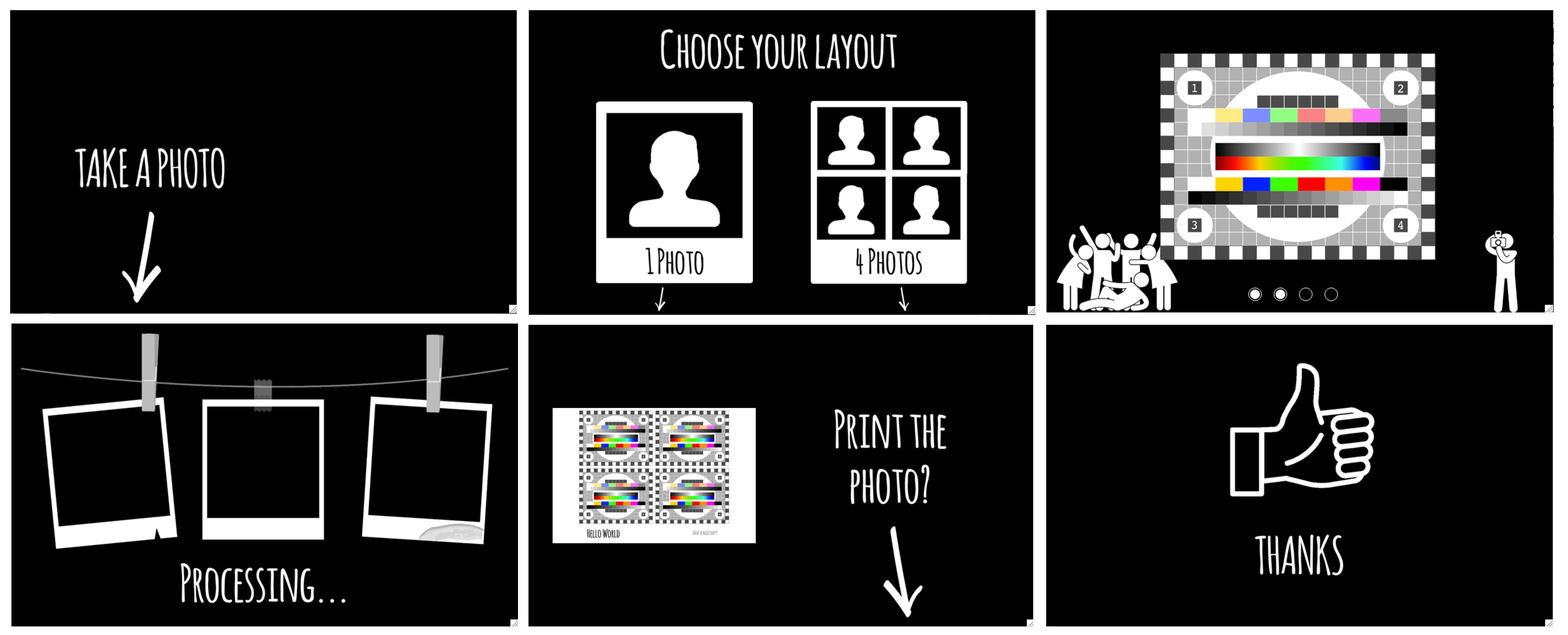
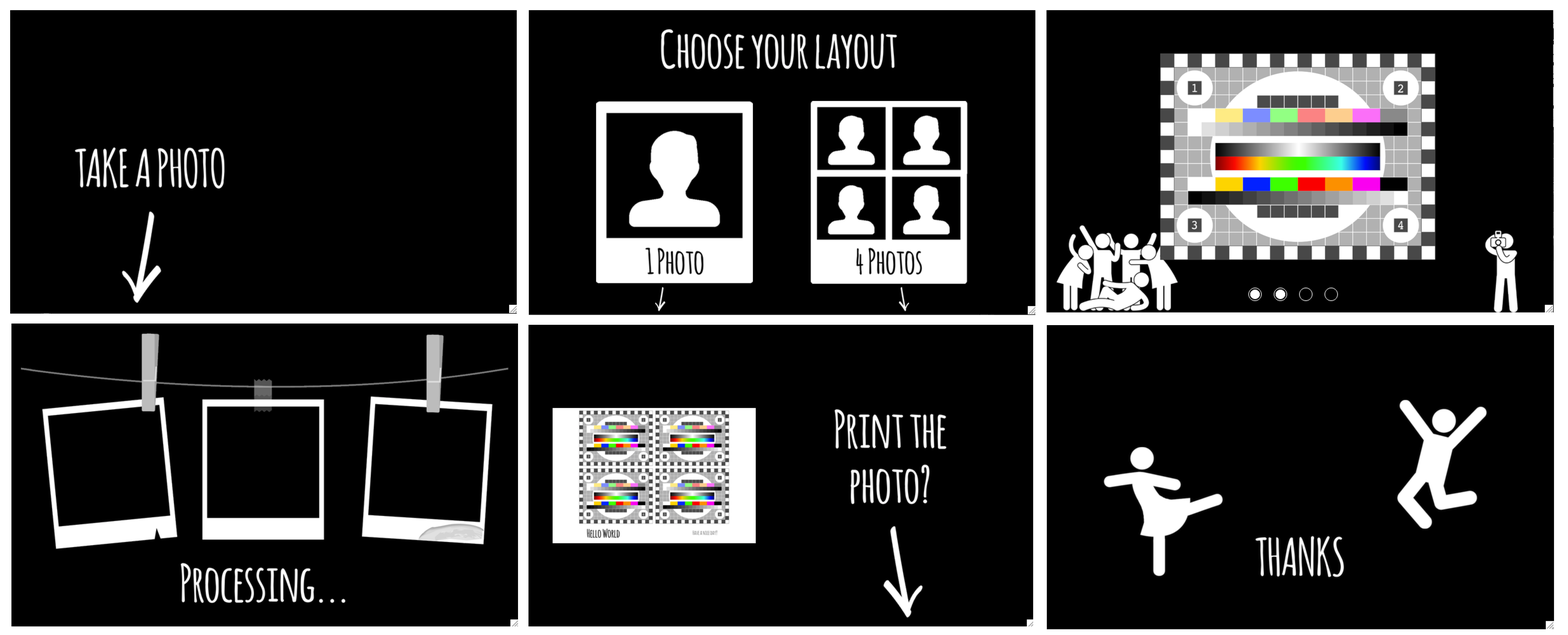
Layered file, before and after one edit (1568×635). Changes by layer:
renamed "Capture d’écran 2019-07-21 à 23.16.35.png" to "Capture d’écran 2019-08-08 à 00.09.49.png", moved it above "Capture d’écran 2019-08-05 à 19.49.40.png", painted on it over [1046, 324, 1555, 630]
